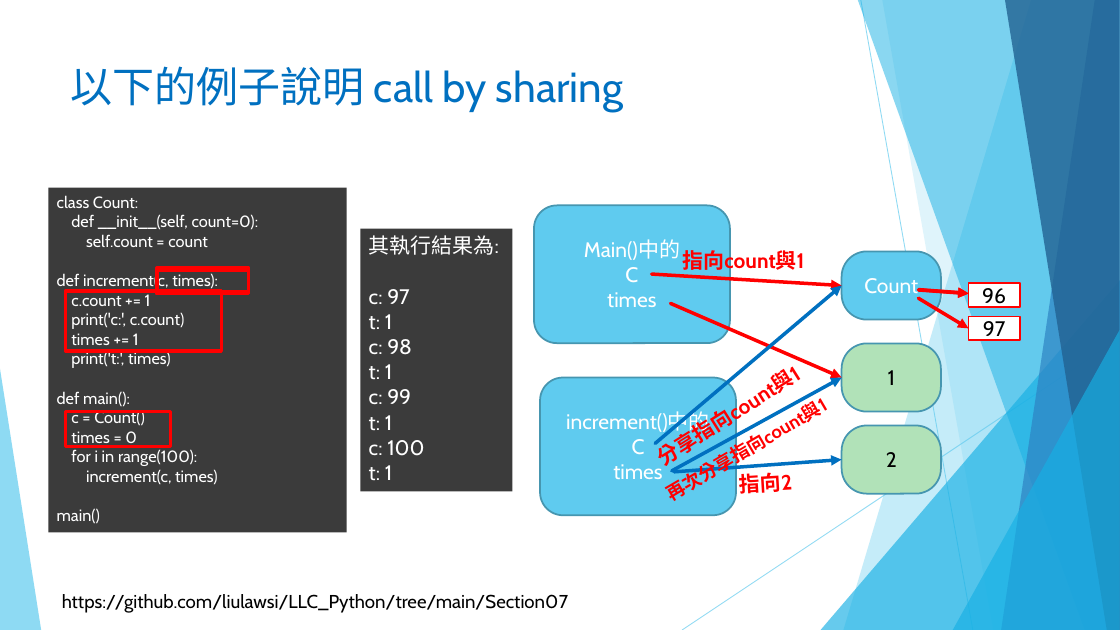
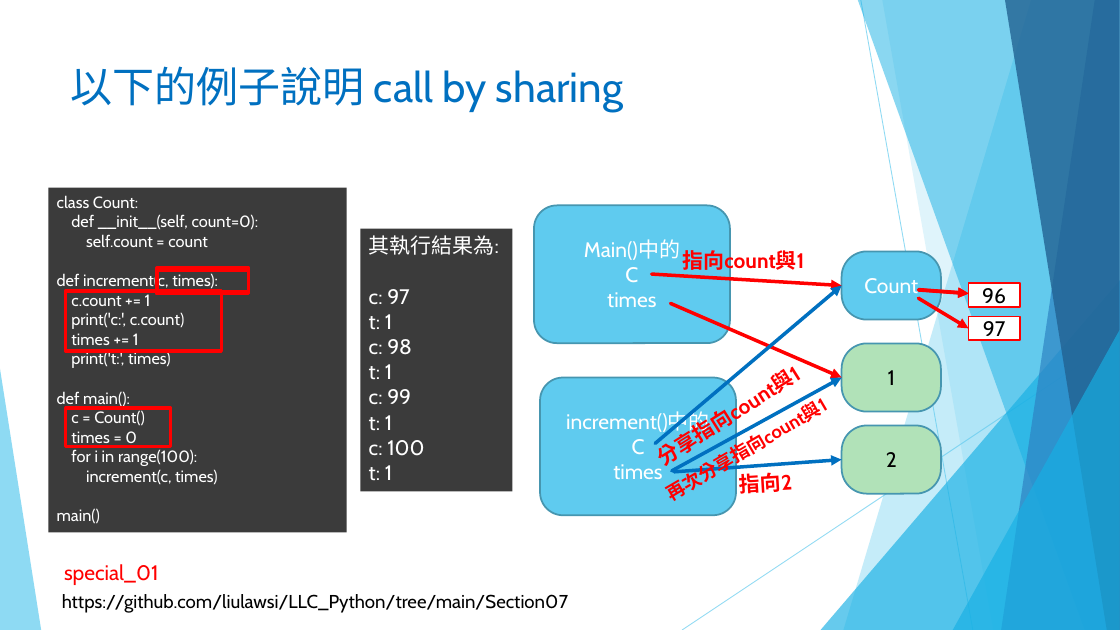
Before and after one commit to liulawsi/My_PPTs, a slide deck: slide 30 of LCC/Python/07_函式與方法.pptx. Drawn at 1120x630 pixels with LibreOffice and Linux fonts; fonts in the diff are those of the drawing; background and template pictures are left out. Boxes give left, top, right and bottom in pixels: in the first picture for what was removed or moved away, otherwise in the second. Text is boxed around its words. In the diff, an @@ line names an element or a change of style, - is before the commit and + after.

```diff
--- a/LCC/Python/07_函式與方法.pptx
+++ b/LCC/Python/07_函式與方法.pptx
@@ rectangle: place and size @@
-rectangle at (66, 412, 171, 446)
+rectangle at (66, 408, 171, 446)
@@ text added at (64, 564, 158, 585), 18 pt, text #FF0000 @@
+special_01
```
Also in this commit, not shown: 6 other slides changed, 8 slides added, 9 other files.
